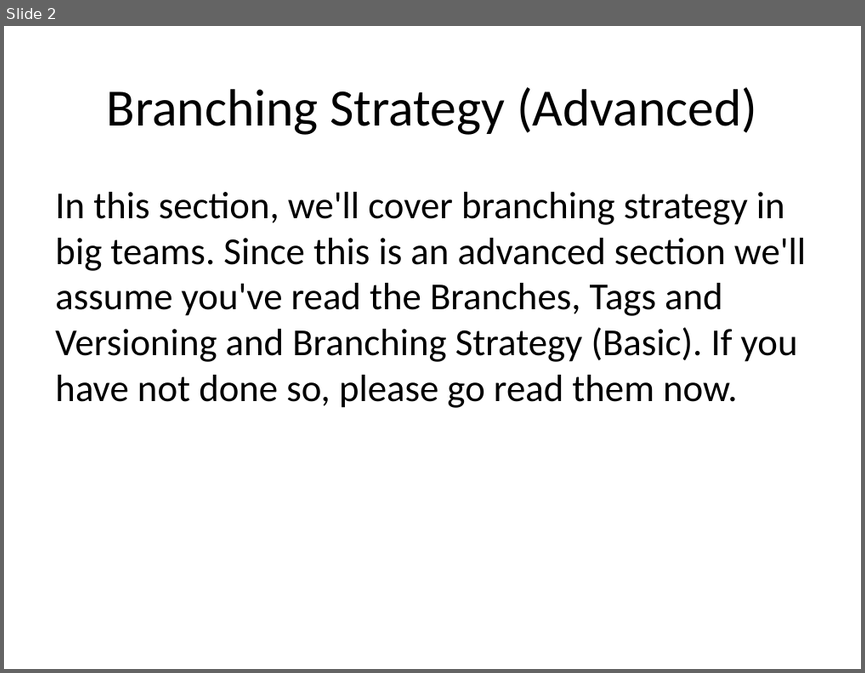
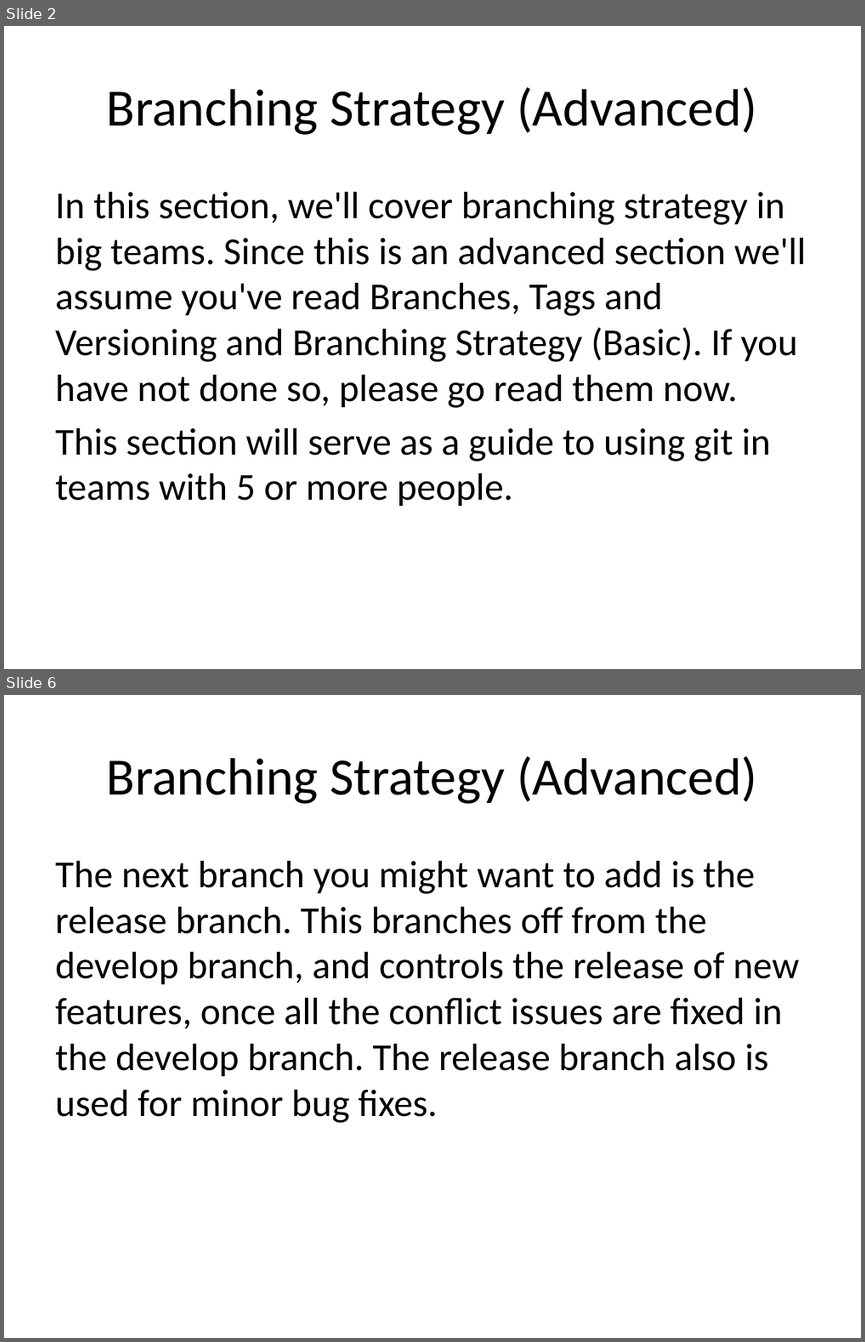
Before and after one commit to JaceTan/programming-notes, a slide deck: Branching Strategy (Advanced).pptx. Shown one above the other, each under a label of ours: slide 2 before the commit, slides 2 and 6 after it; the slides between them are not shown. The pictures are 865x673 and 865x1342 pixels, drawn with LibreOffice and Linux fonts; fonts in the diff are those of the drawing. Boxes give left, top, right and bottom in pixels: in the first picture for what was removed or moved away, otherwise in the second. Text is boxed around its words. In the diff, an @@ line names an element or a change of style, - is before the commit and + after.

Commit message:
finished branching strategy (advanced)

```diff
--- a/Branching Strategy (Advanced).pptx
+++ b/Branching Strategy (Advanced).pptx
@@ slide 6 added at <box>4,695,861,1338</box>, background #FFFFFF @@
@@ title added at <box>107,756,757,804</box>, 44 pt, text #000000 @@
+Branching Strategy (Advanced)
@@ text added at <box>55,861,800,1123</box>, 32 pt, text #000000 @@
+The next branch you might want to add is the release branch. This branches off from the develop branch, and controls the release of new features, once all the conflict issues are fixed in the develop branch. The release branch also is used for minor bug fixes.
@@ slide 2 changed as well @@
@@ text at <box>55,192,806,506</box>: text changed @@
-In this section, we'll cover branching strategy in big teams. Since this is an advanced section we'll assume you've read the Branches, Tags and Versioning and Branching Strategy (Basic). If you have not done so, please go read them now.
+In this section, we'll cover branching strategy in big teams. Since this is an advanced section we'll assume you've read Branches, Tags and Versioning and Branching Strategy (Basic). If you have not done so, please go read them now.
+This section will serve as a guide to using git in teams with 5 or more people.
```
Also in this commit, not shown: 1 other slide changed, 5 other slides added, 4 slides removed.
